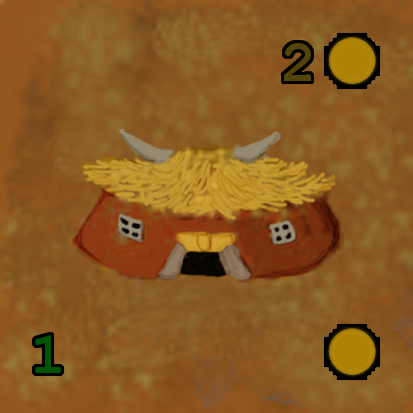
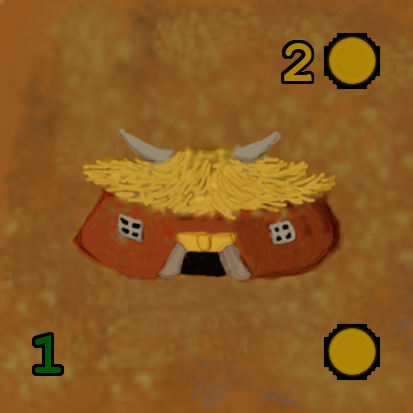
Before/after of a 413x413 layered artwork. What changed in the layer stack:
renamed "2 #1" to "2", painted on it over [284, 43, 312, 81]
